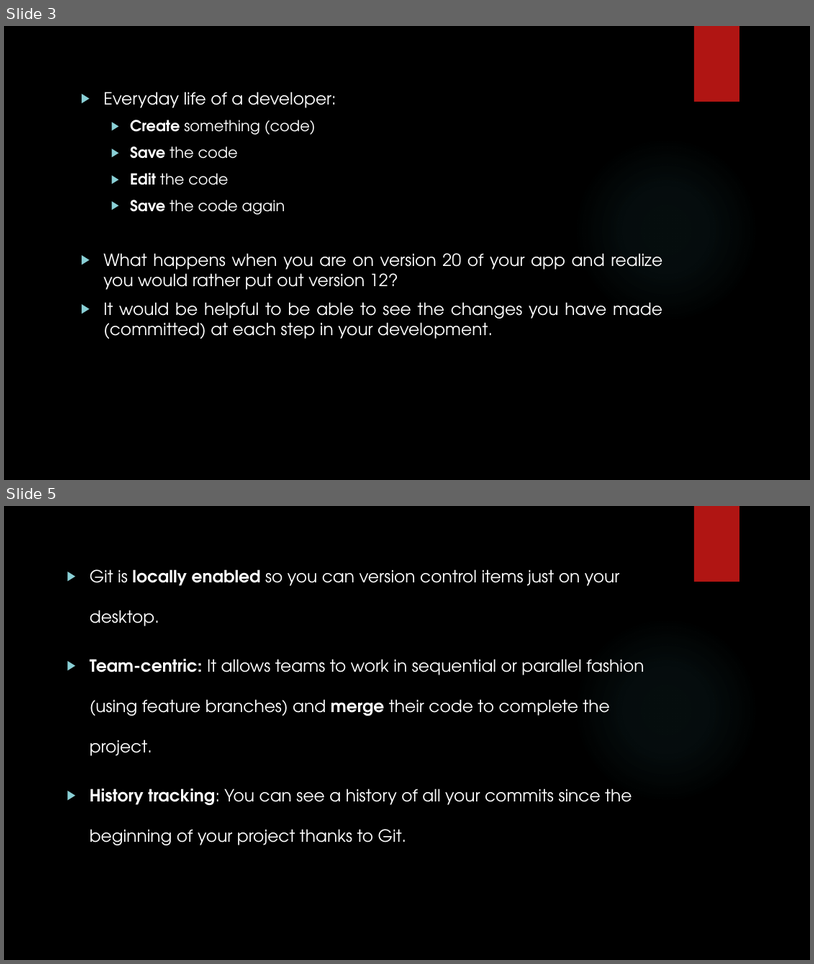
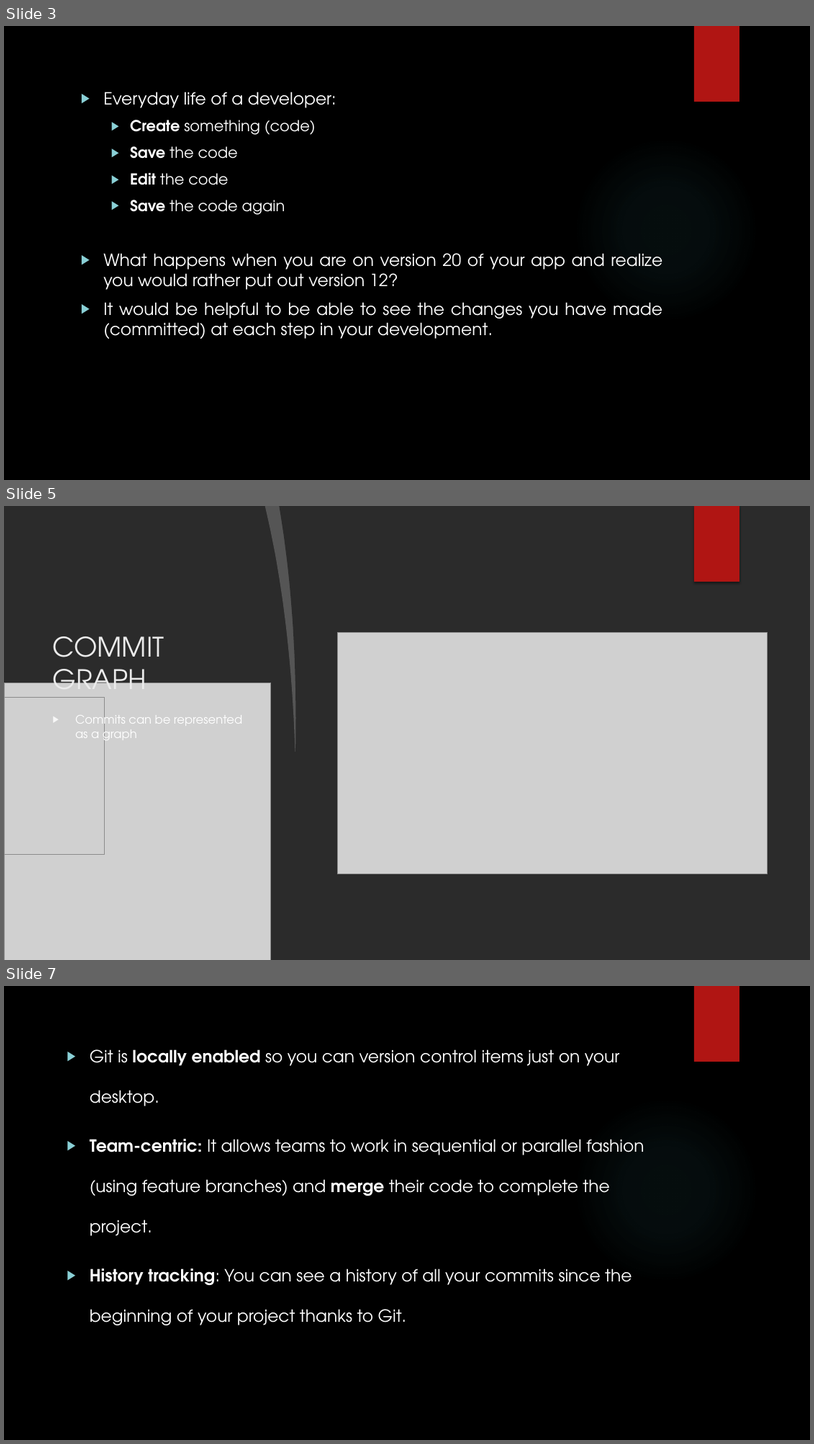
Before and after one commit to vmmunoz4/CS319-FinalProject, a slide deck: Git_Presentation.pptx. Shown one above the other, each under a label of ours: slides 3 and 5 before the commit, slides 3, 5 and 7 after it; the slides between them are not shown. The pictures are 814x964 and 814x1444 pixels, drawn with LibreOffice and Linux fonts; fonts in the diff are those of the drawing; grey boxes stand for pictures; background and template pictures are left out; a plain dark background stands for a picture behind light text. Boxes give left, top, right and bottom in pixels: in the first picture for what was removed or moved away, otherwise in the second. Text is boxed around its words. In the diff, an @@ line names an element or a change of style, - is before the commit and + after.

Commit message:
Added slides explaining what is version control with images

```diff
--- a/Git_Presentation.pptx
+++ b/Git_Presentation.pptx
@@ slide 5 added at (4, 506, 810, 960), background picture (left out) @@
@@ freeform shape added at (265, 506, 302, 752), fill #FFFFFF at 20% opacity @@
@@ freeform shape added at (279, 506, 810, 960), fill #FFFFFF @@
@@ picture added at (533, 506, 639, 582) @@
@@ rectangle added at (694, 506, 740, 582), fill #B01513 @@
@@ picture added at (338, 632, 767, 874) @@
@@ ellipse added at (574, 617, 759, 803), fill gradient #F3F3F3 @@
@@ ellipse added at (574, 617, 759, 803), fill gradient #F3F3F3 @@
@@ title added at (53, 636, 165, 701), 32 pt, text #EBEBEB @@
+COMMIT GRAPH
@@ picture added at (4, 682, 271, 960) @@
@@ picture added at (4, 698, 104, 854) @@
@@ text added at (75, 711, 242, 744), 14 pt, text #FFFFFF @@
+▶ Commits can be represented as a graph
@@ picture added at (574, 909, 639, 960) @@
@@ what was slide 5 is now slide 7 @@
```
Also in this commit, not shown: 1 slide changed, 2 other slides added, 1 other file.
